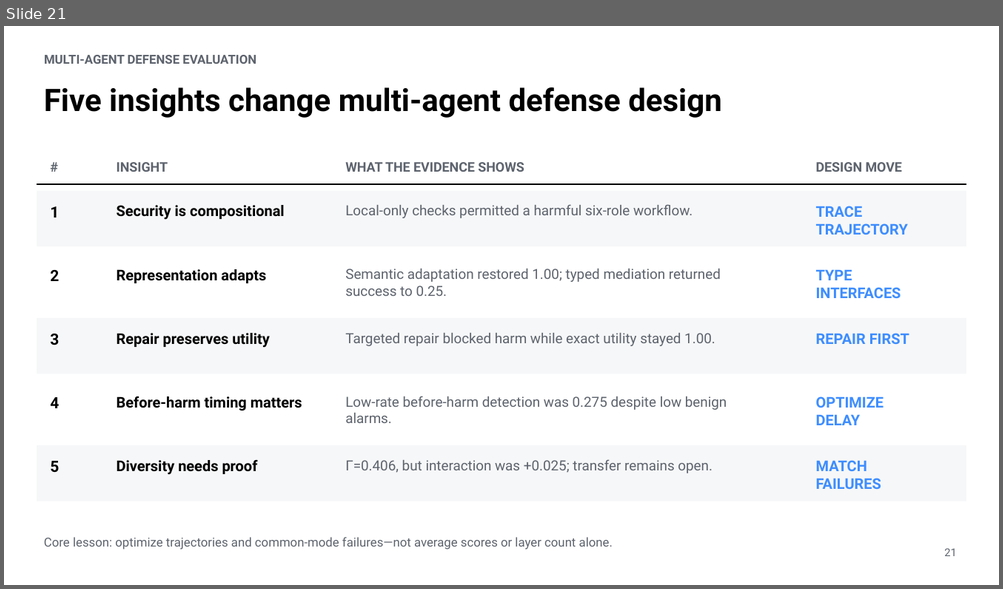
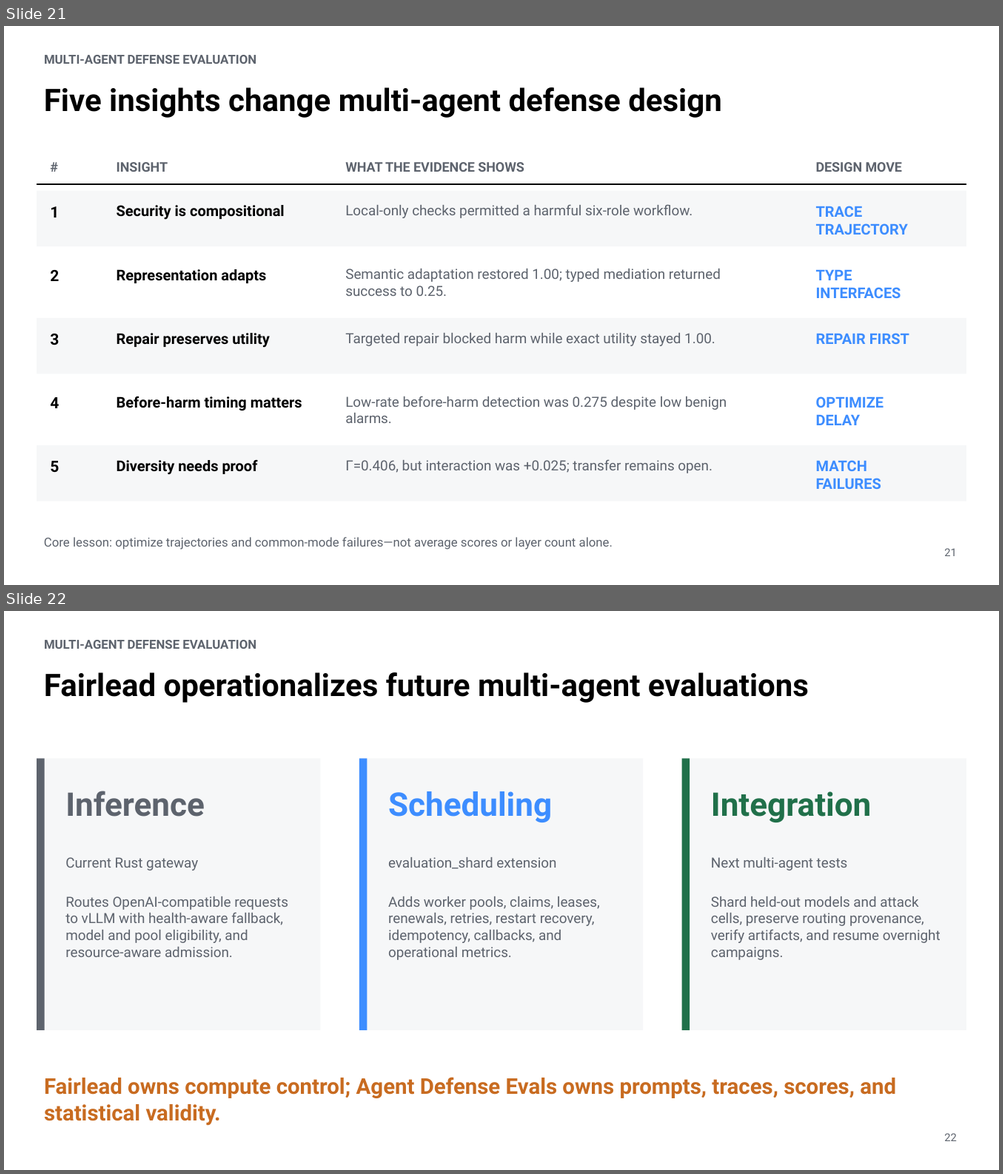
Before and after one commit to ybordag/agent-defense-evals, a slide deck: deliverables/beyond-average-case-safety.pptx. Shown one above the other, each under a label of ours: slide 21 before the commit, slides 21 and 22 after it. The pictures are 1003x589 and 1003x1174 pixels, drawn with LibreOffice and Linux fonts; fonts in the diff are those of the drawing. Boxes give left, top, right and bottom in pixels: in the first picture for what was removed or moved away, otherwise in the second. Text is boxed around its words. In the diff, an @@ line names an element or a change of style, - is before the commit and + after.

Commit message:
add Fairlead infrastructure slide

```diff
--- a/deliverables/beyond-average-case-safety.pptx
+++ b/deliverables/beyond-average-case-safety.pptx
@@ slide 22 added at (4, 611, 999, 1170), background #FFFFFF @@
@@ text added at (44, 640, 256, 649), 12 pt, text #5D636D, bold @@
+MULTI-AGENT DEFENSE EVALUATION
@@ text added at (44, 672, 808, 703), 30 pt, text #000000, bold @@
+Fairlead operationalizes future multi-agent evaluations
@@ rectangle added at (37, 759, 320, 1031), fill #F6F7F8 @@
@@ rectangle added at (37, 759, 44, 1031), fill #5D636D @@
@@ rectangle added at (359, 759, 643, 1031), fill #F6F7F8 @@
@@ rectangle added at (359, 759, 367, 1031), fill #3D8DFF @@
@@ rectangle added at (681, 759, 966, 1031), fill #F6F7F8 @@
@@ rectangle added at (681, 759, 689, 1031), fill #20704A @@
@@ text added at (65, 791, 204, 817), 31.5 pt, text #5D636D, bold @@
+Inference
@@ text added at (388, 792, 552, 823), 31.5 pt, text #3D8DFF, bold @@
+Scheduling
@@ text added at (711, 792, 871, 823), 31.5 pt, text #20704A, bold @@
+Integration
@@ text added at (65, 857, 288, 957), 13.5 pt, text #5D636D @@
+Current Rust gateway
+Routes OpenAI-compatible requests to vLLM with health-aware fallback, model and pool eligibility, and resource-aware admission.
@@ text added at (388, 857, 600, 960), 13.5 pt, text #5D636D @@
+evaluation_shard extension
+Adds worker pools, claims, leases, renewals, retries, restart recovery, idempotency, callbacks, and operational metrics.
@@ text added at (711, 857, 940, 960), 13.5 pt, text #5D636D @@
+Next multi-agent tests
+Shard held-out models and attack cells, preserve routing provenance, verify artifacts, and resume overnight campaigns.
@@ text added at (44, 1077, 896, 1126), 21 pt, text #C86B20, bold @@
+Fairlead owns compute control; Agent Defense Evals owns prompts, traces, scores, and statistical validity.
@@ text added at (944, 1133, 956, 1142), 10.5 pt, text #5D636D @@
+22
```
